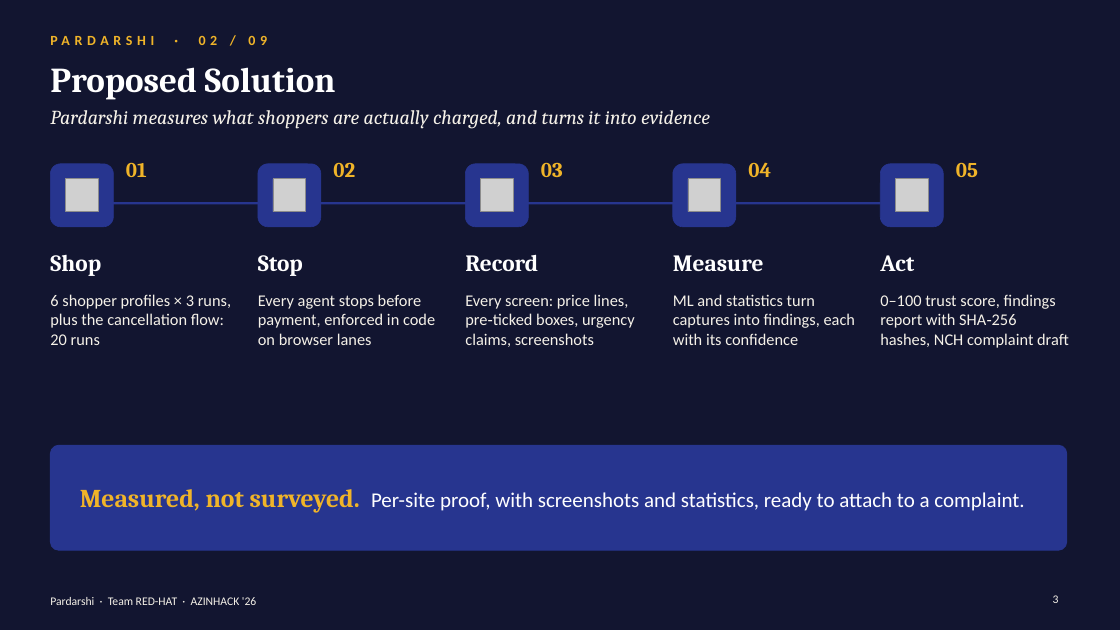
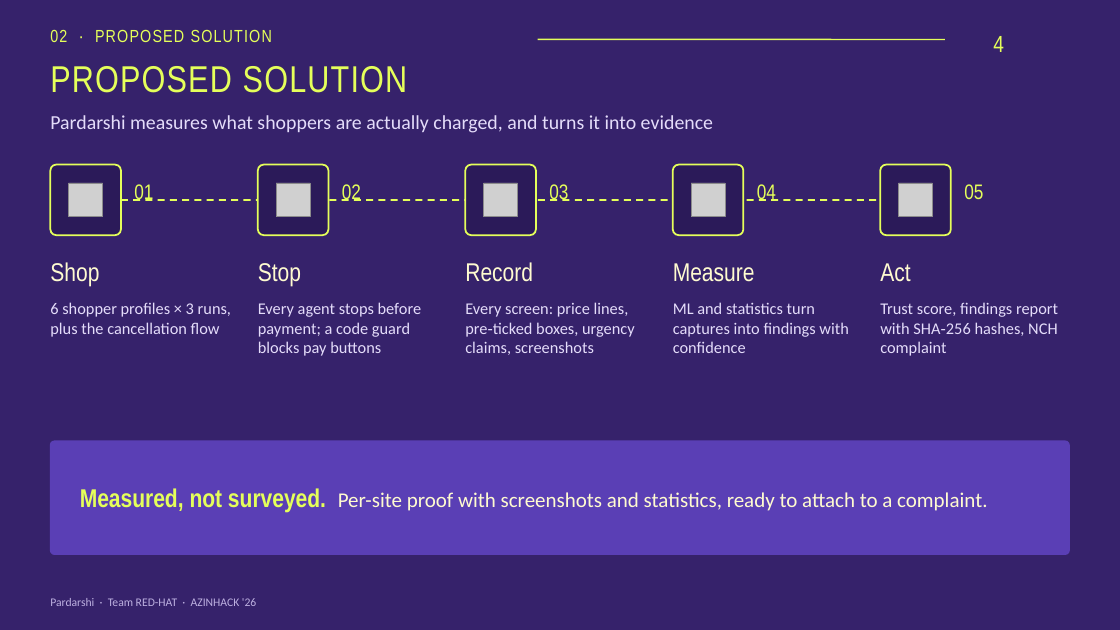
Before and after one commit to mathurojus/Pardarshi, a slide deck: slide 4 of docs/Pardarshi_RED-HAT.pptx (slide 3 before the commit). Drawn at 1120x630 pixels with LibreOffice and Linux fonts; fonts in the diff are those of the drawing; grey boxes stand for pictures; background and template pictures are left out. Boxes give left, top, right and bottom in pixels: in the first picture for what was removed or moved away, otherwise in the second. Text is boxed around its words. In the diff, an @@ line names an element or a change of style, - is before the commit and + after.

```diff
--- a/docs/Pardarshi_RED-HAT.pptx
+++ b/docs/Pardarshi_RED-HAT.pptx
@@ background #121530 to picture (left out) @@
@@ text at [50, 29, 272, 42]: text changed; size 12 to 15 pt; font Calibri to Arial Narrow; text colour #F0B429 to #E5FF5A; bold off @@
-PARDARSHI · 02 / 09
+02 · PROPOSED SOLUTION
@@ text "02 · PROPOSED SOLUTION" at [50, 29, 272, 42]: vertical alignment middle to top @@
@@ line added from (538, 39) to (945, 39), #E5FF5A 1.25 pt @@
@@ page number added at [993, 36, 1004, 52], 20 pt, text #E5FF5A @@
+4
@@ title at [50, 66, 408, 93]: text changed; size 30 to 32 pt; font Cambria to Arial Narrow; text colour #FFFFFF to #E5FF5A; bold off @@
-Proposed Solution
+PROPOSED SOLUTION
@@ text "Pardarshi measures what shoppers are ..." at [50, 115, 713, 133]: font Cambria to Calibri, text colour #F5F1E8 to #E4DCFA, italic off @@
@@ rounded rectangle: place and size @@
-rounded rectangle at [50, 164, 113, 227]
+rounded rectangle at [50, 165, 121, 235]
@@ rounded rectangle: place and size @@
-rounded rectangle at [258, 164, 321, 227]
+rounded rectangle at [258, 165, 329, 235]
@@ rounded rectangle: place and size @@
-rounded rectangle at [465, 164, 528, 227]
+rounded rectangle at [465, 165, 536, 235]
@@ rounded rectangle: place and size @@
-rounded rectangle at [673, 164, 736, 227]
+rounded rectangle at [673, 165, 744, 235]
@@ fill #27358F to #2B1A59; outline #27358F 0.5 pt to #E5FF5A 1.5 pt; proportions changed in 5 elements at [50, 165, 121, 235], [258, 165, 329, 235], [465, 165, 536, 235], [673, 165, 744, 235], [881, 165, 951, 235] @@
@@ rounded rectangle: place and size @@
-rounded rectangle at [881, 164, 944, 227]
+rounded rectangle at [881, 165, 951, 235]
@@ 5 texts: place and size @@
-5 texts at [126, 162, 978, 177]
+5 texts at [134, 184, 983, 201]
@@ font Cambria to Arial Narrow, text colour #F0B429 to #E5FF5A, bold off in 5 elements at [134, 184, 153, 201], [342, 184, 361, 201], [549, 184, 568, 201], [757, 184, 776, 201], [964, 184, 983, 199] @@
@@ line moved from (92, 203) - (881, 203) to (84, 200) - (916, 200) @@
@@ line (84, 200) - (916, 200): stroke #27358F 2 pt to #E5FF5A 1.5 pt dashed @@
@@ 5 pictures: place and size @@
-5 pictures at [66, 179, 928, 212]
+5 pictures at [69, 183, 933, 217]
@@ 5 texts: place and size @@
-5 texts at [50, 254, 914, 276]
+5 texts at [50, 262, 910, 287]
@@ size 20 to 22 pt, font Cambria to Arial Narrow, text colour #FFFFFF to #FFFBD0, bold off in 5 elements at [50, 262, 99, 287], [258, 263, 301, 287], [465, 262, 533, 282], [673, 263, 755, 282], [880, 263, 910, 282] @@
@@ text "Every screen: price lines, pre‑ticked ...": place and size @@
-text "Every screen: price lines, pre‑ticked ..." at [465, 294, 635, 347]
+text "Every screen: price lines, pre‑ticked ..." at [465, 302, 635, 355]
@@ text "Every screen: price lines, pre‑ticked ..." at [465, 302, 635, 355]: text colour #F5F1E8 to #E4DCFA @@
@@ text at [50, 302, 231, 337]: text changed; text colour #F5F1E8 to #E4DCFA @@
-6 shopper profiles × 3 runs, plus the cancellation flow: 20 runs
+6 shopper profiles × 3 runs, plus the cancellation flow
@@ text at [258, 302, 421, 356]: text changed; text colour #F5F1E8 to #E4DCFA @@
-Every agent stops before payment, enforced in code on browser lanes
+Every agent stops before payment; a code guard blocks pay buttons
@@ text at [673, 302, 849, 353]: text changed; text colour #F5F1E8 to #E4DCFA @@
-ML and statistics turn captures into findings, each with its confidence
+ML and statistics turn captures into findings with confidence
@@ text at [880, 302, 1058, 356]: text changed; text colour #F5F1E8 to #E4DCFA @@
-0–100 trust score, findings report with SHA‑256 hashes, NCH complaint draft
+Trust score, findings report with SHA‑256 hashes, NCH complaint
@@ rounded rectangle: place and size @@
-rounded rectangle at [50, 445, 1067, 550]
+rounded rectangle at [50, 441, 1070, 555]
@@ rounded rectangle at [50, 441, 1070, 555]: fill #27358F to #5A3FB5; outline #27358F 0.75 pt to #5A3FB5 1 pt; proportions changed @@
@@ text at [80, 488, 987, 513]: text changed; text colour #FFFFFF to #FFFBD0 @@
-Measured, not surveyed. Per-site proof, with screenshots and statistics, ready to attach to a complaint.
+Measured, not surveyed. Per-site proof with screenshots and statistics, ready to attach to a complaint.
@@ text "Pardarshi · Team RED-HAT · ..." at [50, 598, 256, 606]: text colour #F5F1E8 to #BDB0E0 @@
@@ page number removed at [1053, 595, 1059, 603] @@
-3
```
Also in this commit, not shown: 15 other slides changed, 2 slides added, 21 other files.
